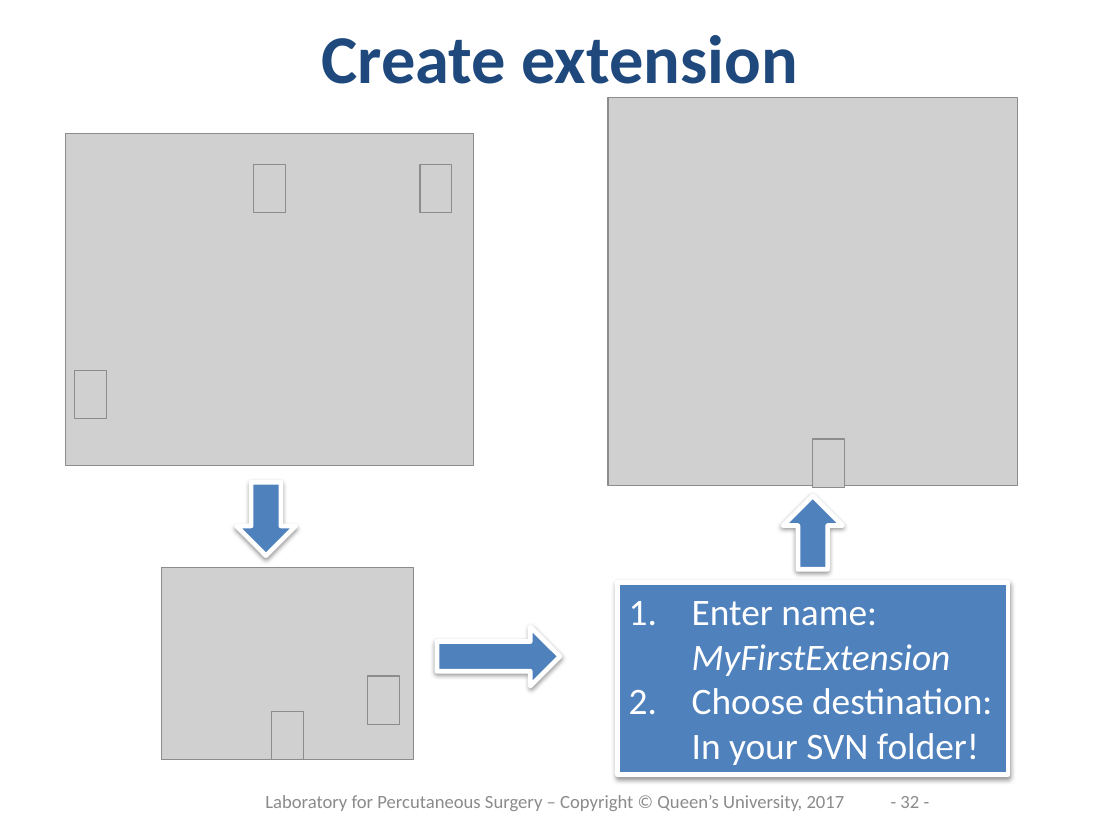
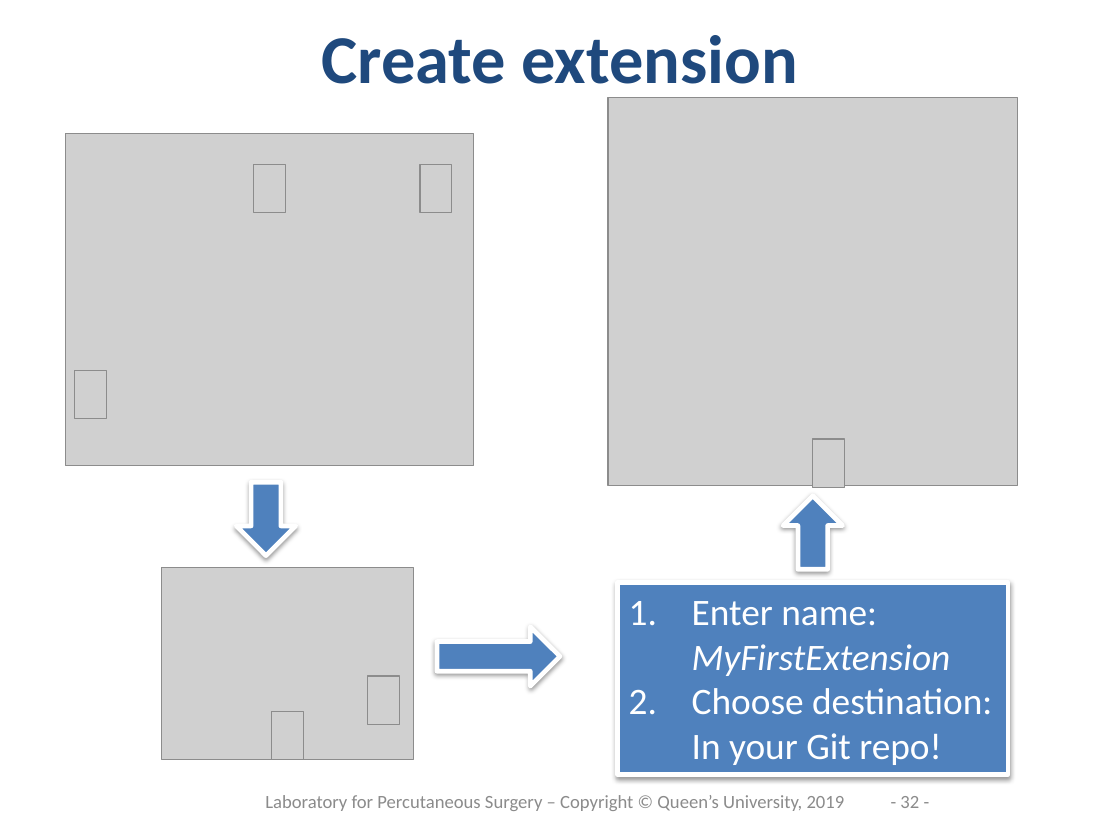
Before and after one commit to PerkLab/PerkLabBootcamp, a slide deck: slide 32 of Doc/day3_2_SlicerProgramming.pptx. Drawn at 1120x840 pixels with LibreOffice and Linux fonts; fonts in the diff are those of the drawing; grey boxes stand for pictures; background and template pictures are left out. Boxes give left, top, right and bottom in pixels: in the first picture for what was removed or moved away, otherwise in the second. Text is boxed around its words. In the diff, an @@ line names an element or a change of style, - is before the commit and + after.

```diff
--- a/Doc/day3_2_SlicerProgramming.pptx
+++ b/Doc/day3_2_SlicerProgramming.pptx
@@ text in rectangle at (692,688,992,765): text changed @@
-2. Choose destination:
-   In your SVN folder!
+2. Choose destination:
+   In your Git repo!
@@ text at (265,795,845,811): text changed @@
-Laboratory for Percutaneous Surgery – Copyright © Queen’s University, 2017
+Laboratory for Percutaneous Surgery – Copyright © Queen’s University, 2019
```
Also in this commit, not shown: 47 other slides changed, 2 slides added.
